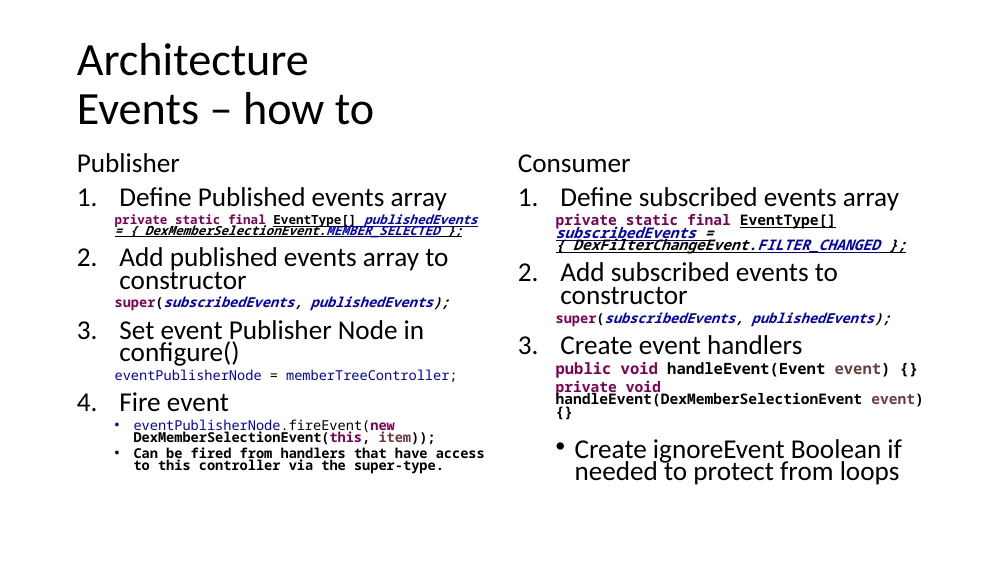
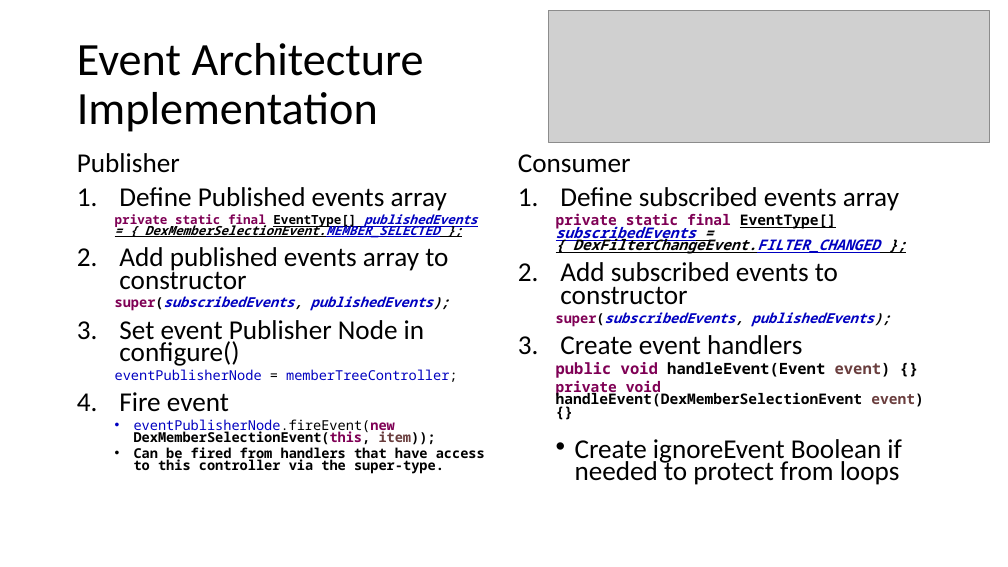
Before and after one commit to OpenTravel/OTM-DE-Utilities, a slide deck: slide 15 of otm-dex/OTM-DEX Architecture.pptx (slide 25 before the commit). Drawn at 1008x567 pixels with LibreOffice and Linux fonts; fonts in the diff are those of the drawing; grey boxes stand for pictures. Boxes give left, top, right and bottom in pixels: in the first picture for what was removed or moved away, otherwise in the second. Text is boxed around its words. In the diff, an @@ line names an element or a change of style, - is before the commit and + after.

Commit message:
Updated slides

```diff
--- a/otm-dex/OTM-DEX Architecture.pptx
+++ b/otm-dex/OTM-DEX Architecture.pptx
@@ picture added at bbox=[548, 11, 990, 142] @@
@@ title at bbox=[77, 43, 424, 132]: text changed @@
-Architecture
-Events – how to
+Event Architecture
+Implementation
```
Also in this commit, not shown: 3 other slides changed, 4 slides added, 1 slide removed.
